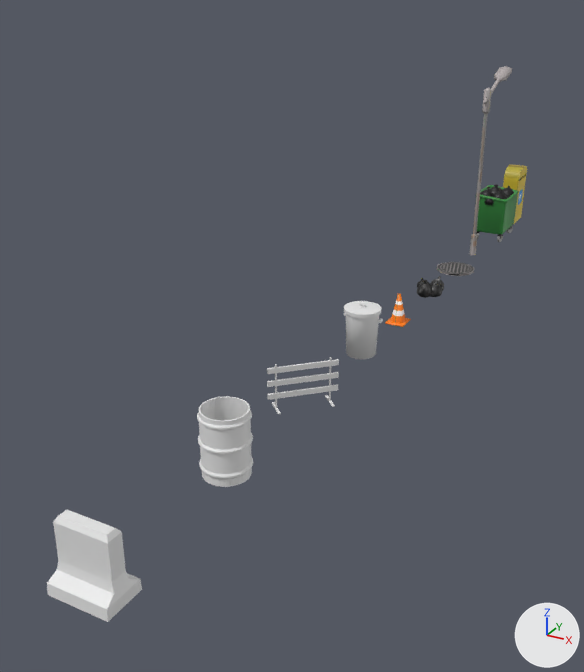
The Blender file LD46-DiscoViking/ld-46/Assets/Meshs/street_props_1.blend as it was, and as the next commit left it.
One viewpoint serves both versions: a camera (50 mm lens) standing at (12.0, -46.6, 13.9) and looking at (-3.0, -19.3, 0.2). The lights are fixed; the arrows at lower right show +X, +Y and +Z.

In view in the first picture: 'GarbageBin', 'GarbageBin2', 'OilCan', 'RoadBlock1', 'RoadBlock2', 'StreetLamp'.
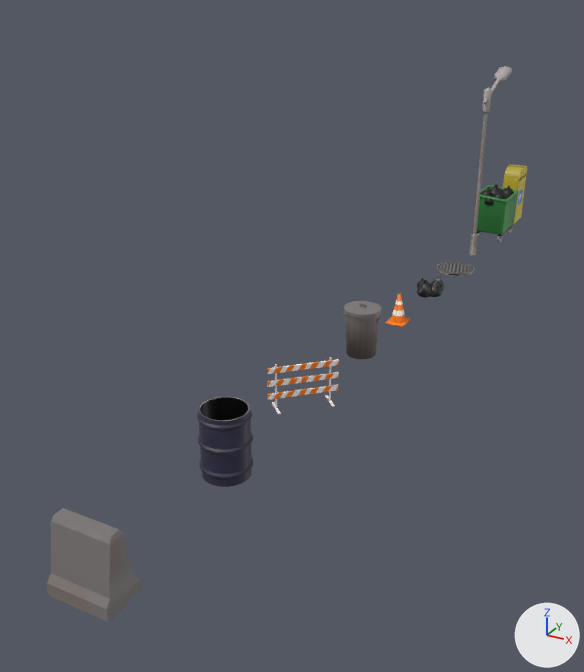
Where the change shows, as pixel boxes [x1, y1, x2, y2] in the pictures (584 x 672 px; the box of a moved part takes in the faces that stretch with it):
'RoadBlock2', recoloured, reshaped, surface changed (white to grey): before [47, 510, 142, 622]; after [47, 508, 142, 622]
'OilCan', recoloured, surface changed: [197, 396, 253, 487] in both
'GarbageBin2', recoloured: [344, 301, 383, 359] in both
'RoadBlock1', recoloured, surface changed (grey to brown): [267, 357, 339, 414] in both
part 3 of me_cube_002, moved or reshaped: before [47, 510, 140, 610]; after [47, 508, 140, 610]
part 4 of me_cube_002, surface changed: [47, 579, 142, 622] in both

Diff of the bpy script that builds the scene:
```diff
--- a/LD46-DiscoViking/ld-46/Assets/Meshs/street_props_1.blend.py
+++ b/LD46-DiscoViking/ld-46/Assets/Meshs/street_props_1.blend.py
@@ me_cylinder @@
 me_cylinder.from_pydata(...)  # 232 vertices, 196 faces; spans x -0.76..0.85, y -0.74..0.74, z -0.02..2.13
+me_cylinder.materials.append(mat_material)  # picture img_material_base_color
@@ me_cube @@
 me_cube.from_pydata(...)  # 56 vertices, 42 faces; spans x -1.04..1.04, y -1.04..1.04, z -0.02..1.72
 # used by ob_roadblock1; location = (0.0, -24.0, 0.0)
+# me_cube part 1: texture (UV) coordinates of 42 of 42 faces, centred in x -1.01..1.01, y -1.01..1.01, z -0.02..1.72, changed; they spanned u 0.12..0.88, v 0.0..1.0 and now span u 0.07..0.69, v 0.54..0.95
+me_cube.materials.append(mat_material)  # picture img_material_base_color
@@ me_cylinder_004 @@
 me_cylinder_004.from_pydata(...)  # 512 vertices, 482 faces; spans x -0.83..0.83, y -0.83..0.83, z -0.02..2.22
 # used by ob_oilcan; location = (0.0, -29.0, 0.02)
+# me_cylinder_004 part 2: texture (UV) coordinates of 482 of 482 faces, centred in x -0.82..0.82, y -0.82..0.82, z -0.02..2.22, changed; they spanned u 0.46..0.5, v 0.4..0.45 and now span u 0.4..0.73, v 0.23..0.99
+me_cylinder_004.materials.append(mat_material)  # picture img_material_base_color
@@ me_cube_002 @@
 me_cube_002.from_pydata(...)  # 24 vertices, 22 faces; spans x -0.96..0.96, y -0.65..0.65, z 0.01..2.14
 # used by ob_roadblock2; location = (0.0, -35.0, -0.08)
+# me_cube_002 part 3: 16 of 24 vertices moved; they spanned x -0.91..0.91, y -0.29..0.29, z 0.57..2.14 and now span x -0.94..0.94, y -0.47..0.44, z 0.57..2.14; mean shift (0.0, -0.01, 0.0); largest move (-0.85, -0.25, 0.85) -> (-0.92, -0.43, 0.85)
+# me_cube_002 part 4: texture (UV) coordinates of 22 of 22 faces, centred in x -0.96..0.96, y -0.63..0.63, z 0.01..2.14, changed; they spanned u 0.12..0.88, v 0.0..1.0 and now span u 0.43..0.5, v 0.42..0.49
+me_cube_002.materials.append(mat_material)  # picture img_material_base_color
```
